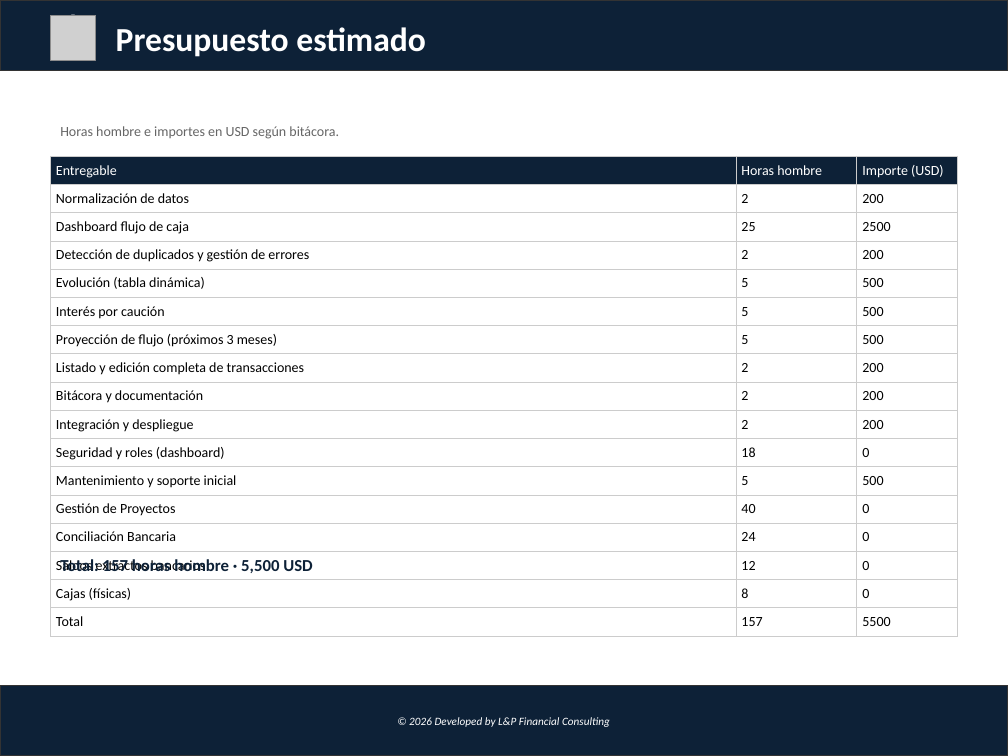
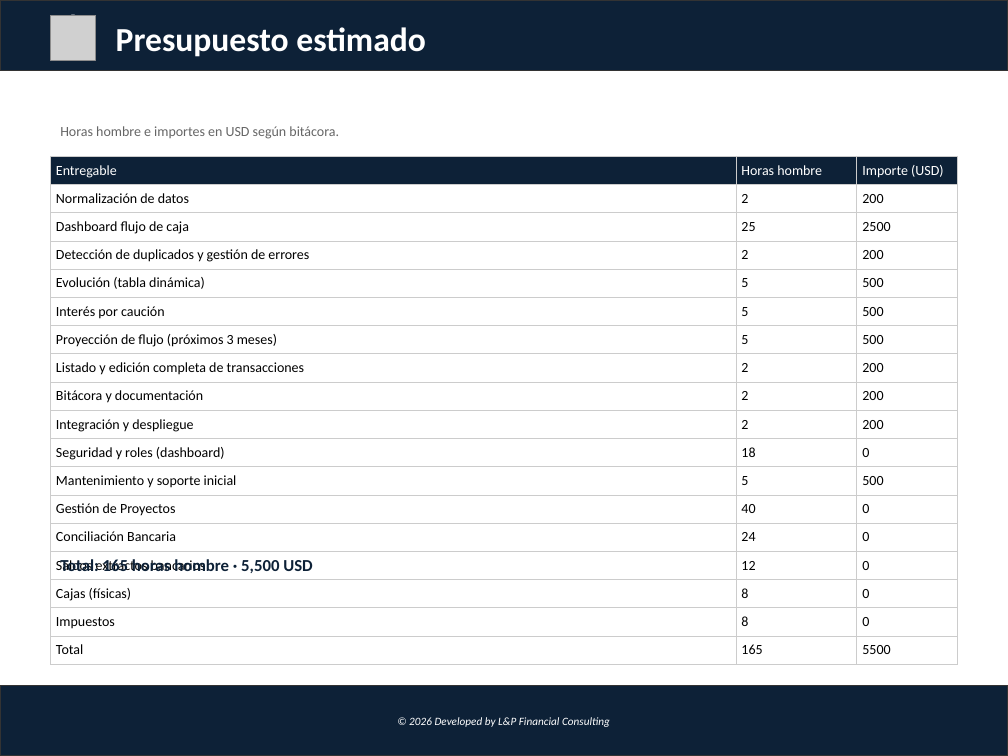
Before and after one commit to lucasbustosmartin-coder/fornitalia, a slide deck: slide 5 of Propuesta_Dashboard_Flujo_Caja.pptx. Drawn at 1008x756 pixels with LibreOffice and Linux fonts; fonts in the diff are those of the drawing; grey boxes stand for pictures. Boxes give left, top, right and bottom in pixels: in the first picture for what was removed or moved away, otherwise in the second. Text is boxed around its words. In the diff, an @@ line names an element or a change of style, - is before the commit and + after.

```diff
--- a/Propuesta_Dashboard_Flujo_Caja.pptx
+++ b/Propuesta_Dashboard_Flujo_Caja.pptx
@@ table at (50,156,958,658) @@
-row 17: Total | 157 | 5500
+row 17: Impuestos | 8 | 0
+row 18: Total | 165 | 5500
@@ text at (60,559,312,573): text changed @@
-Total: 157 horas hombre · 5,500 USD
+Total: 165 horas hombre · 5,500 USD
```
Also in this commit, not shown: 11 other files.
